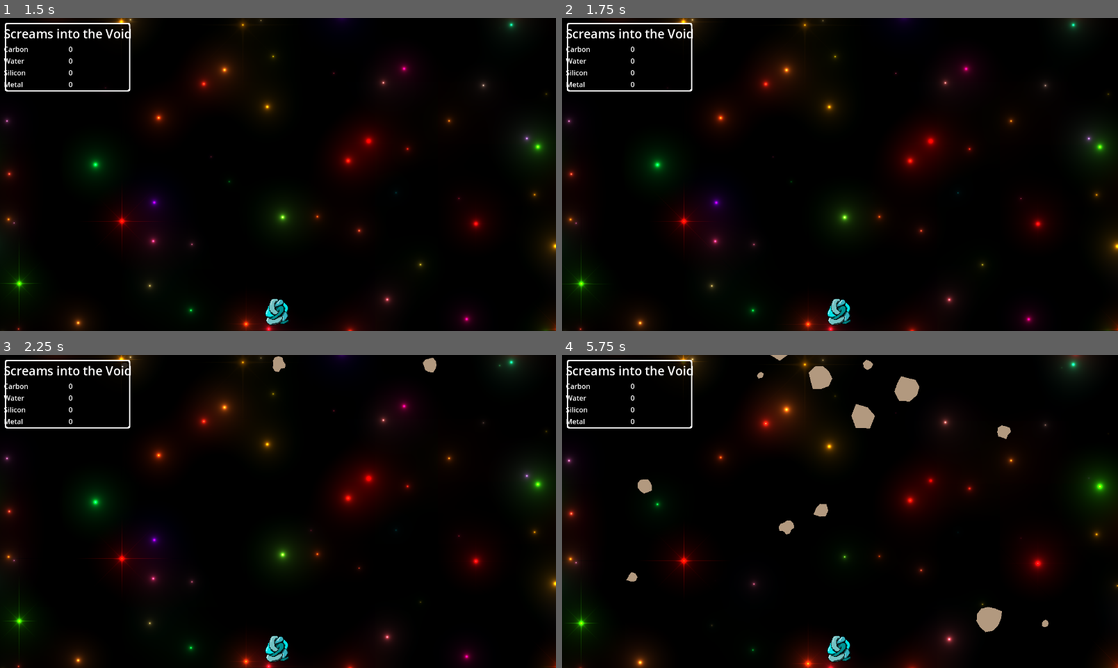
Above: before the commit, frames 1-4 (two rows, left to right).
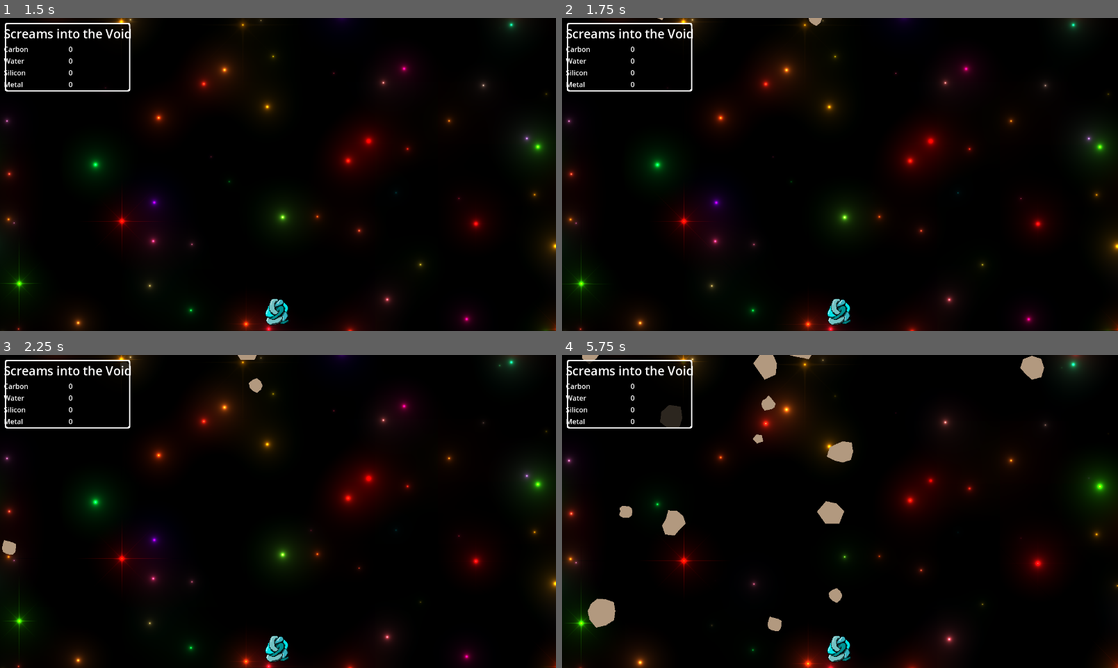
Above: after the commit, the same moments.

Repository: docwhat/screams-into-the-void
Game: Godot game, scene res://main.tscn
The game is run twice, just before and just after one commit, with the same random seed, the same clock (stepped at 60 frames per second) and the same inputs.
Inputs:
- Up to frame 1 (1.5 s): tap Enter at 0.5 s
- Up to frame 2 (1.75 s): no input
- Up to frame 3 (2.25 s): no input
- Up to frame 4 (5.75 s): no input

Frame 1 is identical in both runs. In frame 2, less than 0.1% of the frame differs, in the area x 17-47%, y 0-3%; in frame 3, 0.4%; in frame 4, 3.7%, in the area x 3-88%, y 0-89%.

Commit message:
checkpoint

Diff:
--- /dev/null
+++ b/AsteroidSize.gd
@@ -0,0 +1,38 @@
+class_name AsteroidSize
+
+# Base radius of the asteroid.
+var radius : float
+
+# Maximum change to the radius of the asteroid.
+var max_radius_delta : float
+
+# Used to calculate what the probability of an asteroid being spawned is.
+var probability : float
+
+
+func _init(r : float, d : float, p: float) -> void:
+    radius = r
+    max_radius_delta = d
+    probability = p
+
+func generatePolygon() -> PackedVector2Array:
+  # Pick an random number of points. More is smoother.
+  var number_of_points : int = Global.rng.randi_range(5, 12)
+
+  var polygon : PackedVector2Array
+  # First point at the chosen radius.
+  polygon.append(Vector2(radius, 0))
+
+  # The algorithm is to just go around a circle at evenly spaced points at random radii.
+  for point in range(1, number_of_points):
+    # Randomize the radius.
+    var rad : float = Global.rng.randf_range(
+      radius - Global.rng.randf_range(0.0, max_radius_delta),
+      radius + Global.rng.randf_range(0.0, max_radius_delta)
+    )
+
+    # calculate angle (evenly spaced).
+    var angle : float = point * PI * 2 / number_of_points
+    polygon.append(Vector2(rad, 0).rotated(angle))
+
+  return polygon
--- a/Global.gd
+++ b/Global.gd
@@ -15,3 +15,39 @@
 # Asteroid system variables
 var asteroid_player_intercept_chance : float = 0.3  # 30% chance asteroids target player
 var asteroid_top_down_bias : float = 0.7  # 70% chance asteroids come from top
+
+# Materials. Never change these numbers, even we delete one.
+enum Matter {
+    CARBON = 0,
+    WATER = 1,
+    SILICON = 2,
+    IRON = 3,
+    COPPER = 4,
+    URANIUM = 5
+}
+
+var TinyAsteroidSize = AsteroidSize.new(8, 4.0, 1.0)
+var SmallAsteroidSize = AsteroidSize.new(12, 5.0, 2.0)
+var MediumAsteroidSize = AsteroidSize.new(16, 6.4, 3.0)
+var BigAsteroidSize = AsteroidSize.new(28, 12.0, 6.0)
+var LargeAsteroidSize = AsteroidSize.new(32, 12.0, 2.0)
+var HugeAsteroidSize = AsteroidSize.new(42, 5.0, 0.2)
+var GargantuanAsteroidSize = AsteroidSize.new(64, 4.0, 0.1)
+
+var ALL_ASTEROID_SIZES = [
+  SmallAsteroidSize,
+  MediumAsteroidSize,
+  BigAsteroidSize,
+  LargeAsteroidSize,
+  HugeAsteroidSize,
+  GargantuanAsteroidSize
+]
+
+func get_random_asteroid_size():
+  var weights : PackedFloat32Array
+
+  for size in ALL_ASTEROID_SIZES:
+    weights.push_back(size.probability)
+
+  var random_index = rng.rand_weighted(weights)
+  return ALL_ASTEROID_SIZES[random_index]
--- a/asteroid.gd
+++ b/asteroid.gd
@@ -1,8 +1,10 @@
 extends RigidBody2D
 
 static var count : int = 0
-var radius : int
+# Has this asteroid been made visible?
 var debuted : bool = false
+
+var asteroid_size : AsteroidSize
 
 # Composition
 var carbon : int = 0
@@ -11,21 +13,21 @@
 var metal : int = 0
 
 func _ready() -> void:
-  radius = random_radius()
-  inertia = 1000000.0 * radius
+  asteroid_size = Global.get_random_asteroid_size()
+  inertia = 1000000.0 * asteroid_size.radius
 
   var new_rotation_impulse : float = Global.rng.randf_range(-8.0, 8.0)
-  set_mass(1000.0 * radius)
+  set_mass(1000.0 * asteroid_size.radius)
   apply_torque_impulse(new_rotation_impulse)
 
   # Compisition
-  carbon = max(0, Global.rng.randi_range(-2, 20) * radius)
-  water = max(0, Global.rng.randi_range(0, 20) * radius)
-  silicon = max(0, Global.rng.randi_range(-2, 20) * radius)
-  metal = max(0, Global.rng.randi_range(0, 20) * radius)
+  carbon = 1
+  water = 1
+  silicon = 1
+  metal = 1
 
   # Image shape.
-  var points = generatePoints()
+  var points = asteroid_size.generatePolygon()
   var poly = Polygon2D.new()
   poly.set_polygon(points)
   poly.set_color(Color(0.7, 0.6, 0.5))
@@ -41,37 +43,6 @@
   add_child(collider)
 
   count += 1
-
-# A random asteroid size.
-func random_radius() -> int:
-  # The list of possible asteroid sizes and the weights (chances) of getting
-  # each size.
-  var sizes = [8, 12, 16, 28, 32, 42, 64]
-  var wghts = [1, 2, 3, 6, 2, 0.2, 0.1]
-
-  var index = Global.rng.rand_weighted(PackedFloat32Array(wghts))
-
-  return sizes[index]
-
-func generatePoints() -> PackedVector2Array:
-  var number_of_points : int = Global.rng.randi_range(5, 12)
-  var poly : PackedVector2Array = PackedVector2Array()
-
-  # First point at the chosen radius.
-  poly.append(Vector2(radius, 0))
-
-  # The algorithm is to just go around a circle at evenly spaced points at random radii.
-  for point in range(1, number_of_points):
-    # Randomize the radius.
-    var rad : float = Global.rng.randf_range(
-      radius - Global.rng.randf_range(0.0, radius * 0.4),
-      radius + Global.rng.randf_range(0.0, radius * 0.4)
-    )
-
-    # calculate angle (evenly spaced).
-    var angle : float = point * PI * 2 / number_of_points
-    poly.append(Vector2(rad, 0).rotated(angle))
-  return poly
 
 func be_absorbed(_storage) -> void:
   SaveState.carbon += carbon
Not shown, added: AsteroidSize.gd.uid
